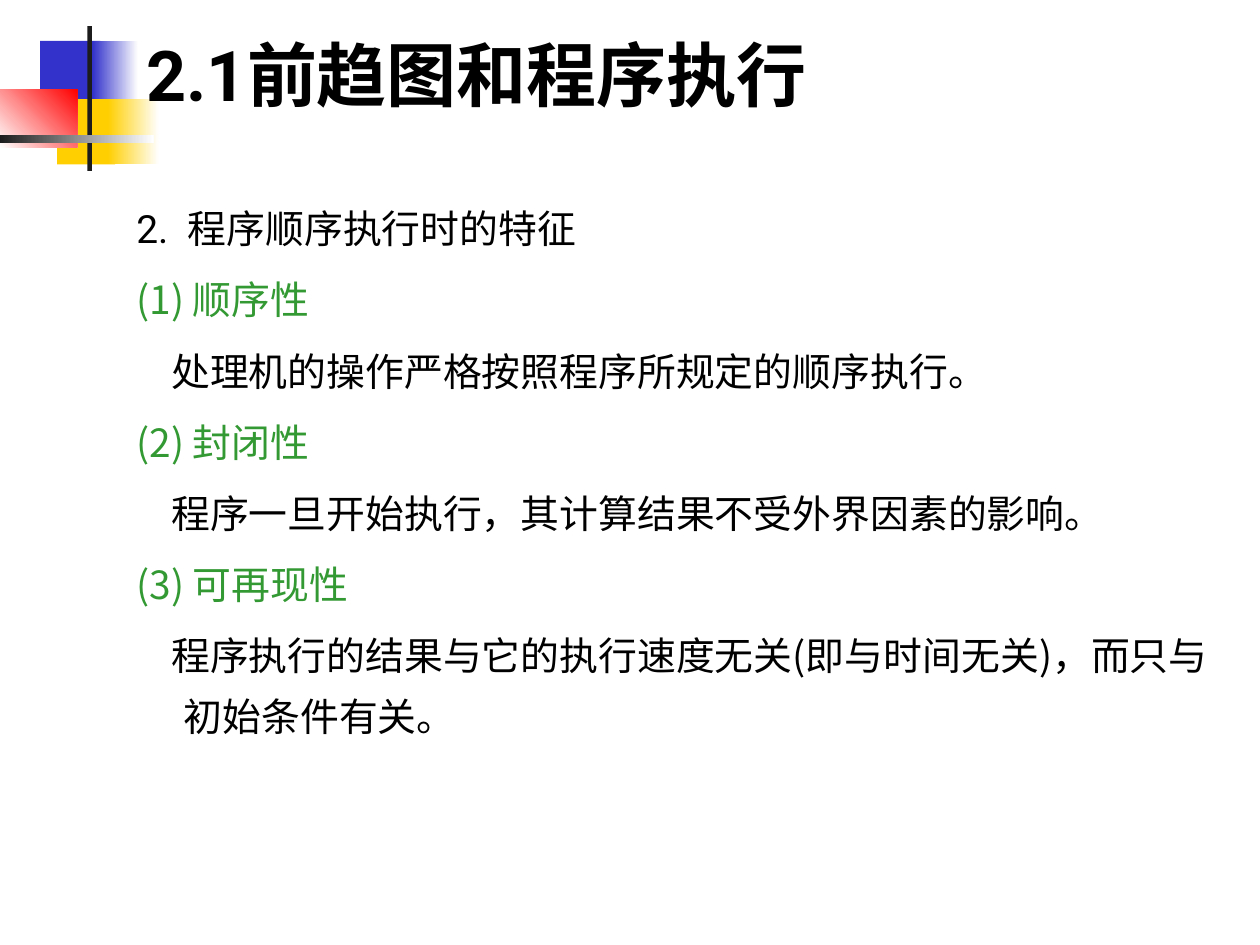
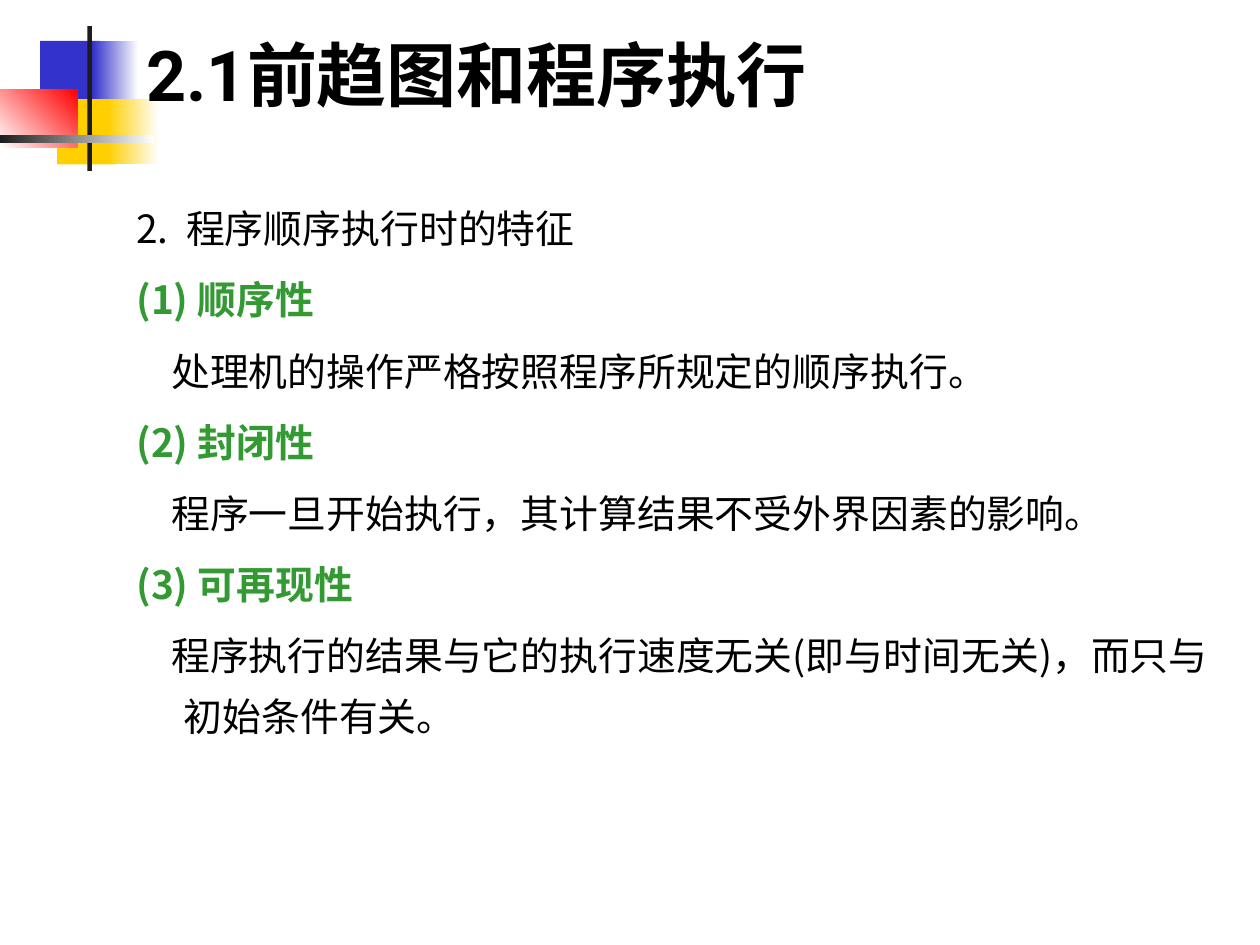
Before and after one commit to edu2act/course-OS, a slide deck: slide 12 of materials/slides/OS_Chap 2.ppt. Drawn at 1260x945 pixels with LibreOffice and Linux fonts; fonts in the diff are those of the drawing. Boxes give left, top, right and bottom in pixels: in the first picture for what was removed or moved away, otherwise in the second. Text is boxed around its words. In the diff, an @@ line names an element or a change of style, - is before the commit and + after.

```diff
--- a/materials/slides/OS_Chap 2.ppt
+++ b/materials/slides/OS_Chap 2.ppt
@@ text at (136, 210, 574, 607): font Roboto to Noto Sans CJK SC in "2. 程序顺序执行时的特征"; bold on in "(1) 顺序性", "(2) 封闭性", "(3) 可再现性" @@
```
Also in this commit, not shown: 13 other slides changed, 2 other files.
